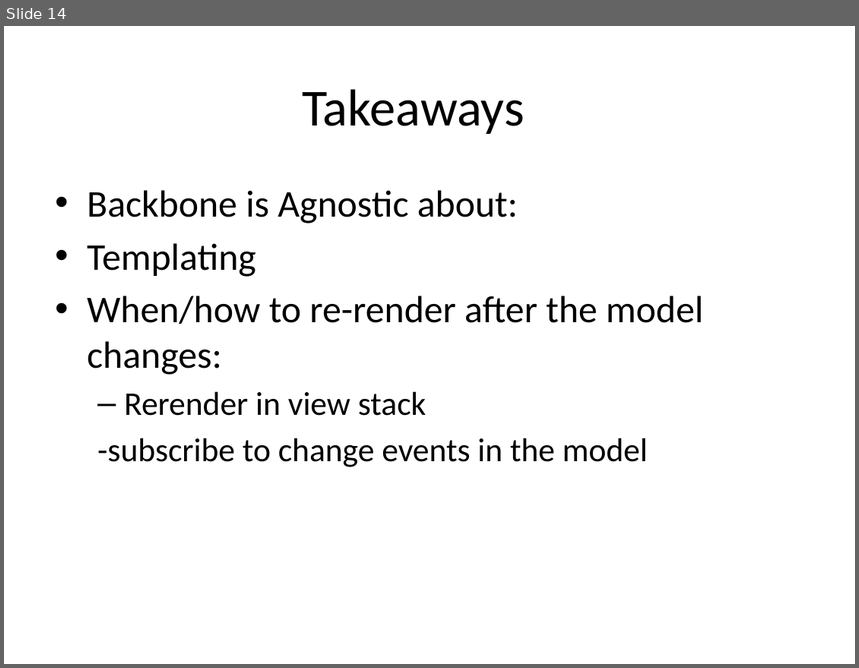
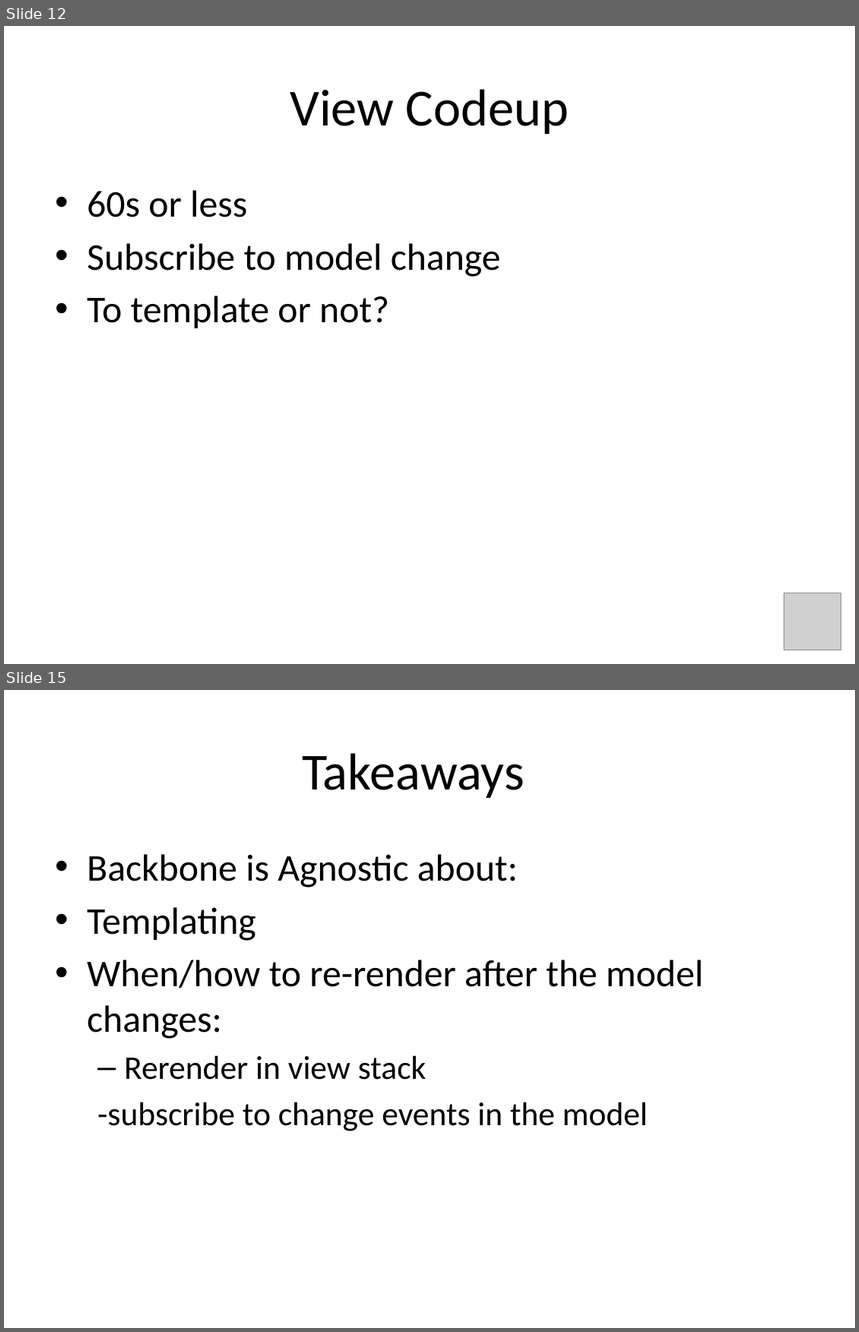
Before and after one commit to jkoynok/TechFest.BackBone, a slide deck: TechFest.Backbone/tf.backbone.pptx. Shown one above the other, each under a label of ours: slide 14 before the commit, slides 12 and 15 after it; the slides between them are not shown. The pictures are 859x668 and 859x1332 pixels, drawn with LibreOffice and Linux fonts; fonts in the diff are those of the drawing; grey boxes stand for pictures. Boxes give left, top, right and bottom in pixels: in the first picture for what was removed or moved away, otherwise in the second. Text is boxed around its words. In the diff, an @@ line names an element or a change of style, - is before the commit and + after.

```diff
--- a/TechFest.Backbone/tf.backbone.pptx
+++ b/TechFest.Backbone/tf.backbone.pptx
@@ slide 12 added at [4, 26, 855, 664], background #FFFFFF @@
@@ title added at [290, 89, 569, 134], 44 pt, text #000000 @@
+View Codeup
@@ text added at [87, 190, 501, 328], 32 pt, text #000000 @@
+• 60s or less
+• Subscribe to model change
+• To template or not?
@@ picture added at [785, 594, 842, 651] @@
@@ what was slide 14 is now slide 15 @@
```
Also in this commit, not shown: 10 slides changed, 4 other slides added, 3 slides removed, 7 other files.
